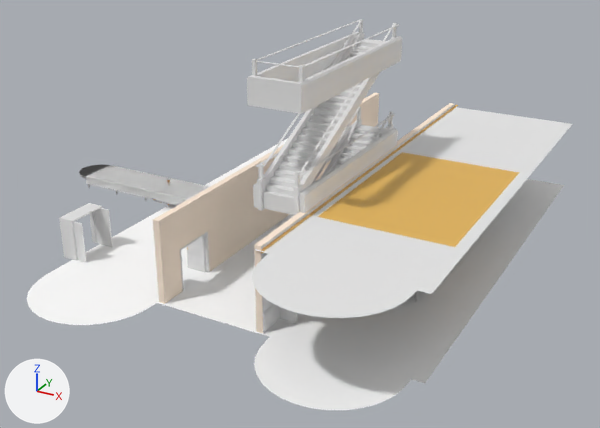
One commit to the Blender file manor.blend: the scene before it, then after it.
The view is the same before and after, from a 50 mm lens placed at (26.3, -33.1, 17.4), pointed at (8.4, -0.6, 1.1). The lights are fixed; the arrows at lower left show +X, +Y and +Z.

Before the edit, the objects in view are built like this:
```python
ob_dining_ceiling = bpy.data.objects.new('dining_ceiling', me_plane_008)
ob_dining_ceiling.parent = ob_main_interior_dining
ob_dining_ceiling.location = (9.594, -5.818, 3.259)
ob_dining_wall_w = bpy.data.objects.new('dining_wall.W', me_dining_wall_w)
ob_dining_wall_w.parent = ob_main_interior_dining
ob_dining_wall_w.location = (11.48, 0.0, 0.0)
ob_stairs_railing = bpy.data.objects.new('stairs_railing', cu_nurbspath)
ob_stairs_railing.parent = ob_stairs
ob_stairs_railing.location = (0.0, 0.0, 0.0)
# also in view: 'floor.001' at (9.4, -0.1, 0.0); 'interior_door_thick.000' at (0.3, -7.0, 1.0); 'table_cloth.002' at (0.0, 0.0, 0.6); 'wall_interior.003' at (11.3, 1.6, 1.9); 'wall_interior.002' at (6.5, 1.6, 1.9)
```
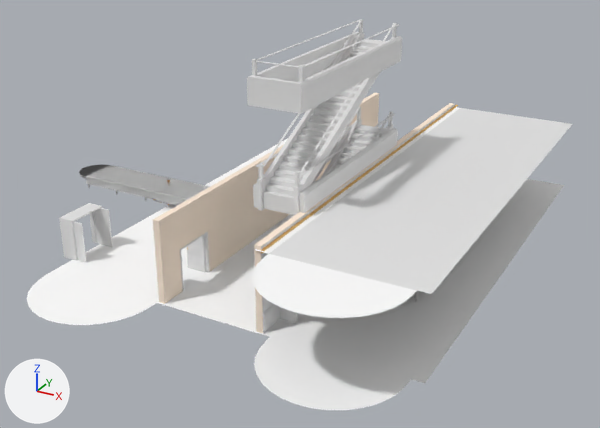
Edits to the scene script, one JSON object a line:
```json
{"op": "set", "path": "mat_dining_ceiling.base_color", "old": "(0.8, 0.479, 0.106)", "new": "(0.8, 0.8, 0.8)", "note": "orange #e7b85c -> white #e7e7e7"}
{"block": "me_plane_008", "where": "me_plane_008.from_pydata(...)  # 38 vertices, 30 faces; spans x 1.6..8.7, y -6.8..18.2, z 0.4"}
{"block": "me_plane_008", "where": "# used by ob_dining_ceiling; parent = ob_main_interior_dining; location = (9.594, -5.818, 3.259)"}
{"block": "me_plane_008", "change": "me_plane_008 part 1: 19 of the faces centred in x 2.0..7.1, y -5.8..-1.6, z 0.4 switch from mat_dining_ceiling_oval (white #e7e7e7) to mat_table_cloth (white #ffffff)"}
{"block": "me_plane_008", "change": "me_plane_008 part 2: 1 of the faces centred in x 2.0, y 4.9, z 0.4 switch from mat_dining_ceiling_oval (white #e7e7e7) to mat_table_cloth (white #ffffff)"}
{"block": "me_plane_008", "change": "me_plane_008 part 3: 1 of the faces centred in x 2.0, y 13.8, z 0.4 switch from mat_dining_ceiling_oval (white #e7e7e7) to mat_table_cloth (white #ffffff)"}
```

What differs and where, as boxes [x1, y1, x2, y2] in the pictures (600 x 428 px):
```json
{"object": "dining_ceiling", "change": "recoloured", "before": [252, 107, 522, 318], "after": [252, 107, 522, 318]}
{"part": 1, "of": "me_plane_008", "change": "recoloured", "before": [252, 216, 416, 318], "after": [252, 216, 416, 318]}
{"part": 2, "of": "me_plane_008", "change": "recoloured", "before": [312, 152, 402, 217], "after": [312, 152, 402, 217]}
{"part": 3, "of": "me_plane_008", "change": "recoloured", "before": [397, 107, 460, 152], "after": [397, 107, 460, 152]}
```
